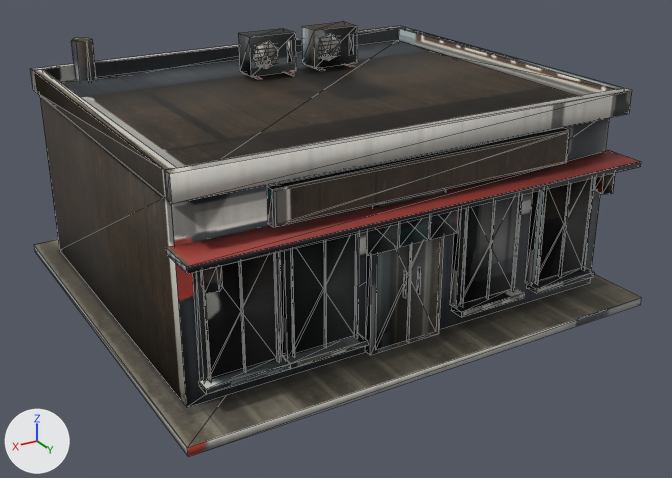
The OBJ model App/assets/lod/buildings/commercial/shop_004.lod1.obj, before and after one commit.
Rendered twice from a camera (50 mm lens) standing at (7.13, 12.44, 6.84) and looking at (-0.01, 0.54, 0.88). Lighting does not change. The marker at lower left points along +X, +Y and +Z. The first picture is the older version. Mesh edges are drawn as thin lines. Where no turn or scale is listed for an object, it has been applied to the vertices.

Before the edit, the objects in view are built like this:
```python
me_shop_004 = bpy.data.meshes.new('shop_004')
me_shop_004.from_pydata(...)  # 416 vertices, 601 faces; spans x -3.88..3.88, y -3.55..3.55, z 0.0..3.88
me_shop_004.materials.append(mat_shop_004_baked)  # picture img_shop_004_diffuse_png
ob_shop_004 = bpy.data.objects.new('shop_004', me_shop_004)
ob_shop_004.location = (0.0, 0.0, 0.0)
```
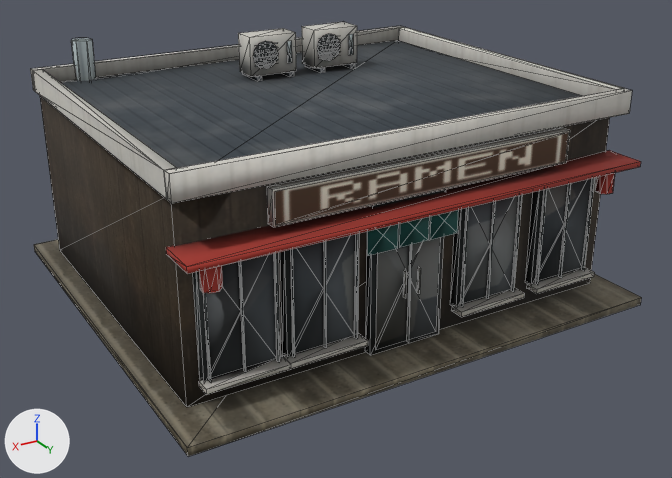
Edits to the scene script, one JSON object a line:
```json
{"block": "me_shop_004", "where": "# used by ob_shop_004; location = (0.0, 0.0, 0.0)"}
{"op": "remove", "block": "me_shop_004", "code": "me_shop_004.from_pydata(...)  # 416 vertices, 601 faces; spans x -3.88..3.88, y -3.55..3.55, z 0.0..3.88"}
{"op": "add", "block": "me_shop_004", "code": "me_shop_004.from_pydata(...)  # 478 vertices, 610 faces, 3 loose edges; spans x -3.88..3.88, y -3.55..3.55, z 0.0..3.88"}
{"block": "me_shop_004", "change": "me_shop_004 part 1: the loose piece of 8 vertices spanning x -1.52..-0.68, y -1.72..-1.28, z 3.24..3.88 is copied, and the copy is scaled about its middle by (0.0916, 1.28, 0.104), then moved by (0.3, 0.0, -0.36); it spans x -0.84..-0.76, y -1.79..-1.22, z 3.16..3.23"}
{"block": "me_shop_004", "change": "me_shop_004 part 2: the loose piece of 8 vertices spanning x -0.32..0.52, y -1.72..-1.28, z 3.24..3.88 is copied, and the copy is scaled about its middle by (0.0916, 1.28, 0.104), then moved by (0.3, 0.0, -0.36); it spans x 0.36..0.44, y -1.79..-1.22, z 3.16..3.23"}
{"block": "me_shop_004", "change": "me_shop_004 part 3"}
{"block": "me_shop_004", "change": "62 vertices are removed from x -3.65..3.65, y -3.06..3.16, z 0.19..3.81"}
{"block": "me_shop_004", "change": "265 faces are deleted"}
{"block": "me_shop_004", "change": "3 vertices move within x -3.65..3.49, y -1.22..2.87, z 3.16..3.62"}
{"block": "me_shop_004", "change": "95 vertices are added at x -3.66..3.65, y -3.07..3.2, z 0.19..3.81"}
{"block": "me_shop_004", "change": "9 new vertices lie (-0.42, 0.0, 0.0) away from vertices in x -0.73..0.47, y -1.23, z 3.49..3.74"}
{"block": "me_shop_004", "change": "6 new vertices lie (0.0, 0.0, -0.35) away from vertices in x -3.65..3.65, y -3.02..3.02, z 3.39..3.4"}
{"block": "me_shop_004", "change": "6 new vertices lie (0.0, 0.0, 0.07) away from vertices in x -1.44..-0.16, y -1.79..-1.22, z 3.16"}
{"block": "me_shop_004", "change": "3 loose edges are added"}
{"block": "me_shop_004", "change": "258 new faces join them"}
{"block": "me_shop_004", "change": "me_shop_004 part 4: 325 kept faces spanning x -3.88..3.88, y -3.55..3.55, z 0.0..3.88 get new texture (UV) coordinates"}
{"block": "me_shop_004", "change": "other edits to the shape of me_shop_004 do not show in these pictures"}
```

What differs and where, as boxes [x1, y1, x2, y2] in the pictures (672 x 478 px; the box of a moved part takes in the faces that stretch with it):
```json
{"part": 1, "of": "me_shop_004", "change": "added", "after": [305, 65, 325, 73]}
{"part": 2, "of": "me_shop_004", "change": "added", "after": [243, 73, 262, 81]}
{"part": 3, "of": "me_shop_004", "change": "moved or reshaped", "before": [30, 26, 632, 394], "after": [30, 26, 632, 394]}
{"part": 4, "of": "me_shop_004", "change": "surface changed", "before": [34, 22, 642, 456], "after": [34, 22, 642, 456]}
```
